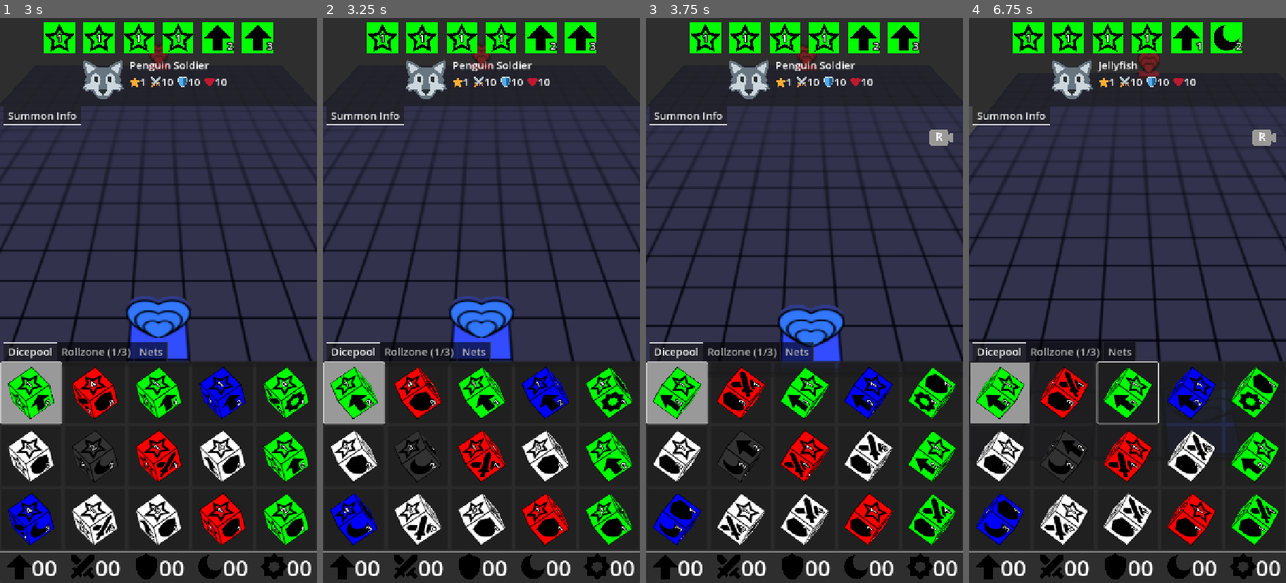
Above: before the commit, frames 1-4 (left to right).
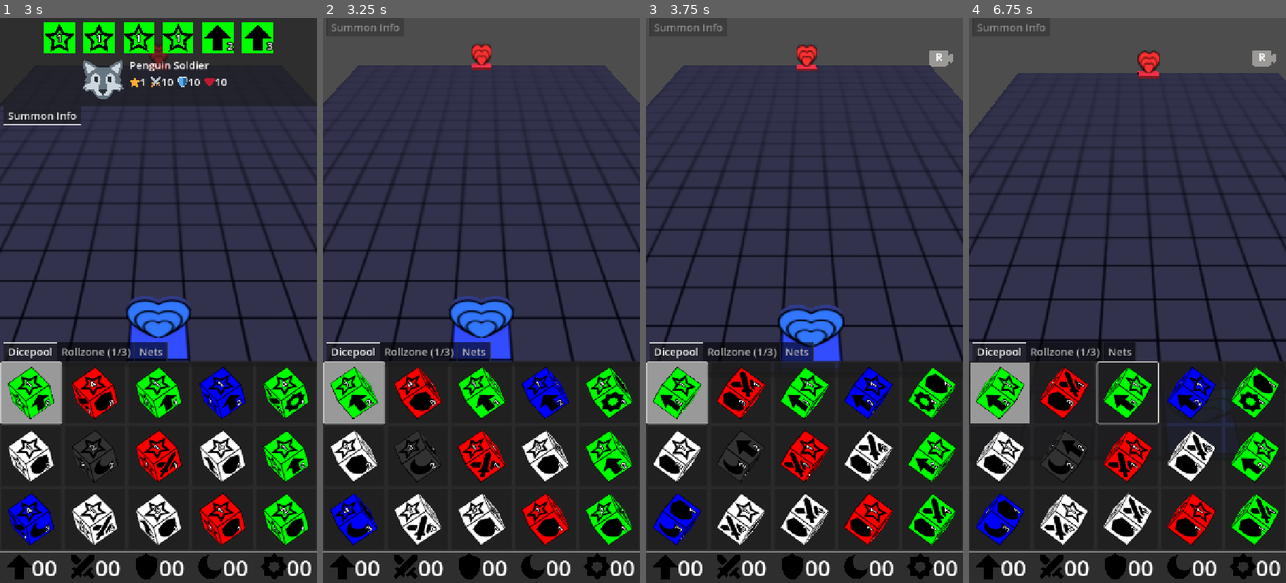
Above: after the commit, the same moments.

Repository: francocurotto/DDMre
Game: Godot game, scene res://scenes/duel.tscn
The game is run twice, just before and just after one commit, with the same random seed, the same clock (stepped at 60 frames per second) and the same inputs.
Inputs (mouse positions are in pixels of both pictures, inside the frame that each line leads up to):
- Up to frame 1 (3 s): click (31, 390) at 0.52 s; click (31, 390) at 1.27 s; click (31, 390) at 2.02 s; move the mouse to (228, 272) at 2.77 s; click (228, 272) at 2.92 s
- Up to frame 2 (3.25 s): no input
- Up to frame 3 (3.75 s): drag from (741, 328) to (788, 413) at 3.52 s
- Up to frame 4 (6.75 s): move the mouse to (1159, 176) at 4.27 s; click (1159, 176) at 4.42 s; drag from (1111, 413) to (1032, 215) at 5.02 s; move the mouse to (1222, 385) at 5.77 s; click (1222, 385) at 5.92 s; drag from (1032, 215) to (1079, 159) at 6.52 s

Frame 1 is identical in both runs. In frame 2, 15% of the frame differs, in the area x 0-100%, y 0-19%; in frame 3, 15%; in frame 4, 16%, in the area x 0-100%, y 0-23%.

Commit message:
start dungeon buttons

Diff:
--- /dev/null
+++ b/source/scenes/player_gui/dungeon_gui/dungeon_buttons/dungeon_buttons.tscn
@@ -0,0 +1,20 @@
+[gd_scene load_steps=4 format=3 uid="uid://dft43x10ihd30"]
+
+[ext_resource type="PackedScene" uid="uid://baq5yryu6nux1" path="res://scenes/player_gui/action_button/action_button.tscn" id="1_rvkun"]
+[ext_resource type="Texture2D" uid="uid://ctu2stkxgoxfw" path="res://assets/icons/MOVE.svg" id="2_h36rc"]
+[ext_resource type="Texture2D" uid="uid://dho2ok8ktf2tv" path="res://assets/icons/ATTR_ATTACK.svg" id="3_61ltm"]
+
+[node name="DungeonButtons" type="VBoxContainer"]
+size_flags_horizontal = 0
+size_flags_vertical = 8
+theme_override_constants/separation = 20
+
+[node name="MoveButton" parent="." instance=ExtResource("1_rvkun")]
+layout_mode = 2
+icon = ExtResource("2_h36rc")
+type = "MOVE"
+
+[node name="AttackButton" parent="." instance=ExtResource("1_rvkun")]
+layout_mode = 2
+icon = ExtResource("3_61ltm")
+type = "ATTACK"
--- a/source/scenes/player_gui/dungeon_gui/dungeon_gui.gd
+++ b/source/scenes/player_gui/dungeon_gui/dungeon_gui.gd
@@ -2,6 +2,7 @@
 
 #region signals
 signal summon_touched
+signal summon_untouched
 #endregion
 
 #region constants
@@ -68,14 +69,21 @@
 	var object = controls.touched_object
 	if object and object.collision_layer == Globals.LAYERS.SUMMONS:
 		summon_touched.emit(object)
+		if player_gui.state == Globals.GUI_STATE.DUNGEON:
+			%DungeonButtons.visible = true
 	elif Globals.dungeon.dimdice and object in Globals.dungeon.tiles:
 		var tile = object
 		dimdice_position = tile.global_position
 		dimdice_position.y += DIMDICE_Y_POSITION
 		dimcoor = Globals.dungeon.get_tilecoor(tile)
 		Globals.dungeon.on_tile_touched(tile, dimdice_position, player_gui.net)
+	else:
+		summon_untouched.emit()
+		%DungeonButtons.visible = false
 
 func on_dragging(length, angle):
+	summon_untouched.emit()
+	%DungeonButtons.visible = false
 	var dimdice = Globals.dungeon.dimdice
 	if dimdice and controls.touched_object == dimdice:
 		if dimdice_dragging:
--- a/source/scenes/player_gui/dungeon_gui/dungeon_gui.tscn
+++ b/source/scenes/player_gui/dungeon_gui/dungeon_gui.tscn
@@ -1,9 +1,10 @@
-[gd_scene load_steps=5 format=3 uid="uid://dh8dx5olkti0o"]
+[gd_scene load_steps=6 format=3 uid="uid://dh8dx5olkti0o"]
 
 [ext_resource type="Script" uid="uid://sak83cm7tdar" path="res://scenes/player_gui/dungeon_gui/dungeon_gui.gd" id="1_1st0o"]
 [ext_resource type="PackedScene" uid="uid://c6mitq2hlr2wj" path="res://scenes/player_gui/touch_controls/touch_controls.tscn" id="2_dk4qo"]
 [ext_resource type="Texture2D" uid="uid://blc6rks53n7u2" path="res://assets/icons/CAMERA_RESET.png" id="3_gjjas"]
 [ext_resource type="PackedScene" uid="uid://baq5yryu6nux1" path="res://scenes/player_gui/action_button/action_button.tscn" id="4_bxgal"]
+[ext_resource type="PackedScene" uid="uid://dft43x10ihd30" path="res://scenes/player_gui/dungeon_gui/dungeon_buttons/dungeon_buttons.tscn" id="5_didtl"]
 
 [node name="DungeonGUI" type="Control"]
 layout_mode = 3
@@ -26,7 +27,10 @@
 anchor_bottom = 1.0
 grow_horizontal = 2
 grow_vertical = 2
+theme_override_constants/margin_left = 20
+theme_override_constants/margin_top = 20
 theme_override_constants/margin_right = 20
+theme_override_constants/margin_bottom = 20
 
 [node name="CameraReset" type="Button" parent="MarginContainer"]
 unique_name_in_owner = true
@@ -46,5 +50,10 @@
 size_flags_horizontal = 8
 size_flags_vertical = 8
 
+[node name="DungeonButtons" parent="MarginContainer" instance=ExtResource("5_didtl")]
+unique_name_in_owner = true
+visible = false
+layout_mode = 2
+
 [connection signal="pressed" from="MarginContainer/CameraReset" to="." method="_on_camera_reset_pressed"]
 [connection signal="pressed" from="MarginContainer/EndTurn" to="." method="_on_end_turn_pressed"]
--- a/source/scenes/player_gui/info_gui/info_gui.gd
+++ b/source/scenes/player_gui/info_gui/info_gui.gd
@@ -18,6 +18,9 @@
 func on_summon_touched(summon):
 	activate_summon_info(summon)
 
+func on_summon_untouched():
+	deactivate_info()
+
 func on_dimension_started():
 	deactivate_info()
 #endregion
--- a/source/scenes/player_gui/player_gui.gd
+++ b/source/scenes/player_gui/player_gui.gd
@@ -67,6 +67,7 @@
 	$DiceGUI.rollzone.dimdice_selected.connect($DungeonGUI.on_dimdice_selected)
 	$DuelCamera.camera_moved.connect(func(): dungeon_gui.camera_reset.visible=true)
 	$DungeonGUI.summon_touched.connect($InfoGUI.on_summon_touched)
+	$DungeonGUI.summon_untouched.connect($InfoGUI.on_summon_untouched)
 	# setup dungeon_gui
 	dungeon_gui.set_raycast(get_viewport(), duel_camera)
 	# setup net
Not shown, changed: TODO.md
